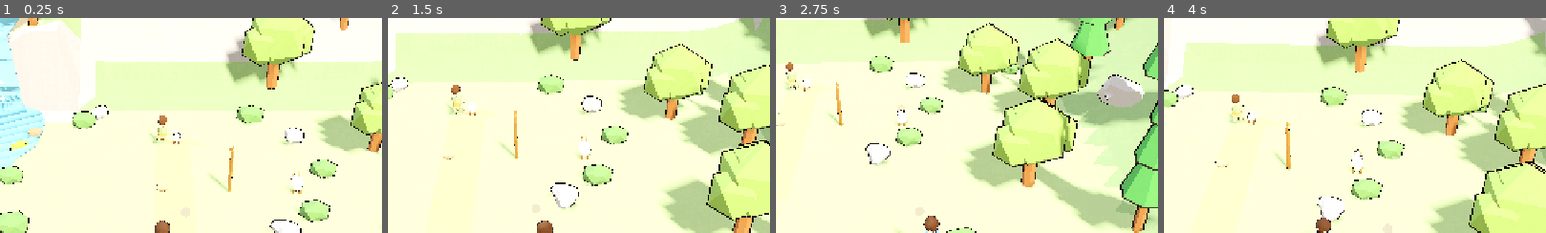
Above: before the commit, frames 1-4 (left to right).
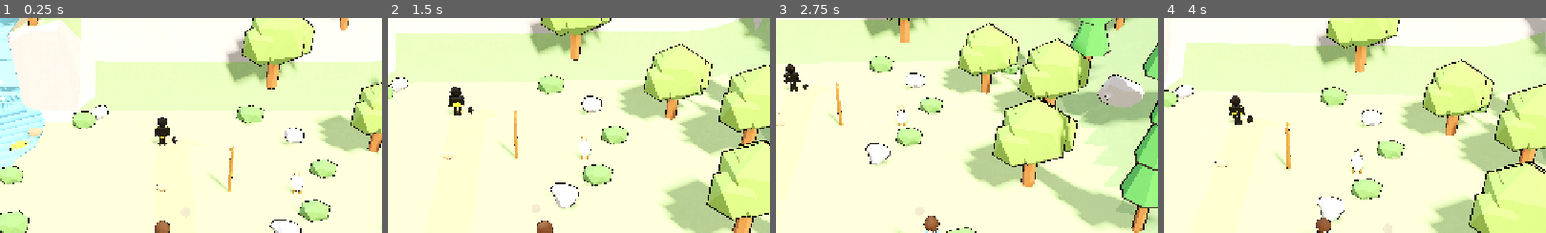
Above: after the commit, the same moments.

Repository: onesLeo/little-light
Game: Godot game, scene res://scenes/main.tscn
The game is run twice, just before and just after one commit, with the same random seed, the same clock (stepped at 60 frames per second) and the same inputs.
Inputs:
- Up to frame 1 (0.25 s): no input
- Up to frame 2 (1.5 s): tap Space (ui_accept) at 0.5, 0.77 s; hold D (move_right) 0.53-1.28 s; hold E (interact) 0.53-1.28 s; hold S (move_back) from 1.28 s (still down); tap Enter at 1.35 s
- Up to frame 3 (2.75 s): tap Space (ui_accept) at 1.52 s; tap E (interact) at 2 s; release S (move_back) at 2.03 s; hold D (move_right) from 2.03 s (still down); hold E (interact) from 2.03 s (still down)
- Up to frame 4 (4 s): release D (move_right) at 2.78 s; release E (interact) at 2.78 s; hold W (move_forward) 2.78-3.53 s; tap Enter at 2.85 s; tap Space (ui_accept) at 3.02, 3.77 s; tap E (interact) at 3.5 s; hold A (move_left) from 3.53 s (still down); hold E (interact) from 3.53 s (still down)
The pictures show only the part of the screen within x 29-79%, y 0-50%; the shares and areas given below are measured in that part.

The runs differ from the first frame. In frame 1, 0.5% of the frame differs, in the area x 39-48%, y 45-60%; in frame 2, 0.5%, in the area x 15-23%, y 31-46%; in frame 3, 0.4%; in frame 4, 0.5%.

Commit message:
Art: David mentor v10 (ochre tunic, face, no jar rim)

Diff:
--- a/scenes/main.tscn
+++ b/scenes/main.tscn
@@ -5,7 +5,7 @@
 [ext_resource type="Script" path="res://scripts/wonder_walker.gd" id="3_ww_script"]
 [ext_resource type="Script" path="res://scripts/steady_hands_minigame.gd" id="4_sh"]
 [ext_resource type="Script" path="res://scripts/chapter_director.gd" id="5_dir"]
-[ext_resource type="PackedScene" path="res://assets/david_mentor_v9.glb" id="6_david"]
+[ext_resource type="PackedScene" path="res://assets/david_mentor_v10.glb" id="6_david"]
 [ext_resource type="PackedScene" path="res://assets/wonder_items_v7.glb" id="7_items"]
 [ext_resource type="Script" path="res://scripts/tabletop_camera.gd" id="8_cam"]
 [ext_resource type="Script" path="res://scripts/mesh_collision_baker.gd" id="9_bake"]
Binary file added: assets/david_mentor_v10.glb
Not shown, added: assets/david_mentor_v10.glb.import
